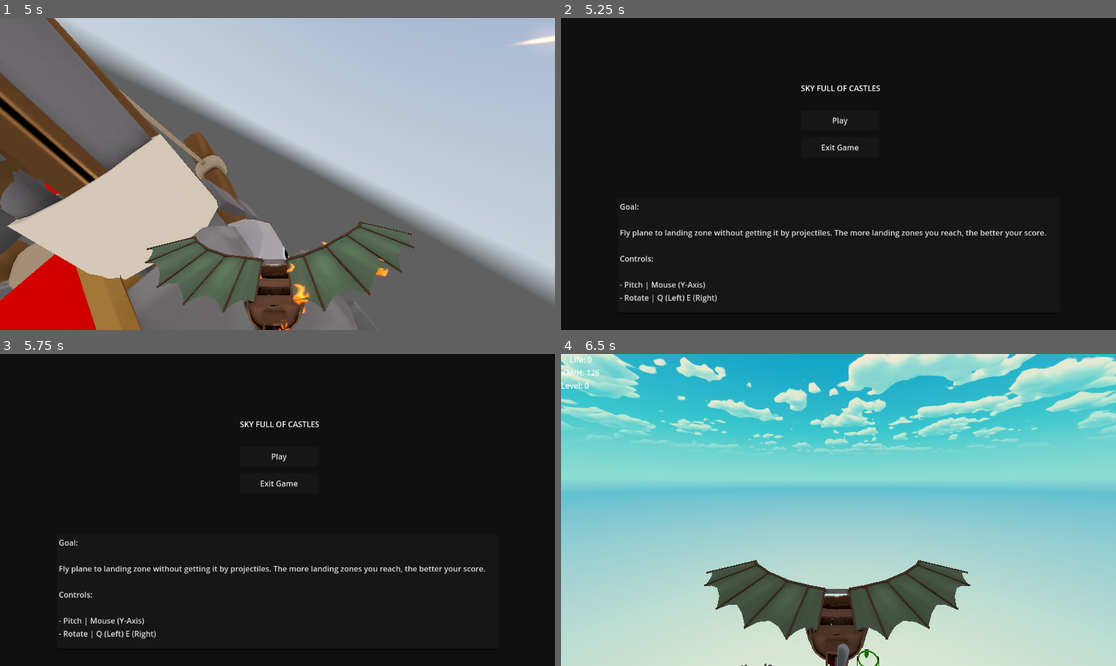
Above: before the commit, frames 1-4 (two rows, left to right).
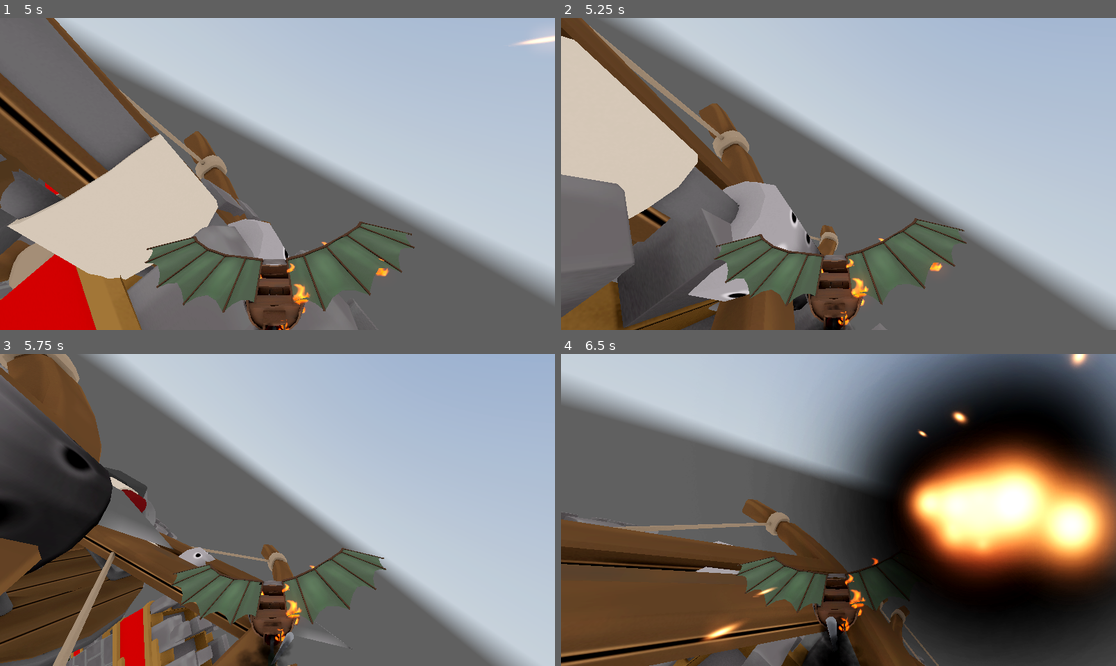
Above: after the commit, the same moments.

Repository: SimDubz/godot_gamejam_01
Game: Godot game, scene res://scenes/playground.tscn
Same seed, same stepped clock (60 frames per second), same inputs: the game is played once before the commit and once after it. This scene is started directly instead of the project's main scene. A sky picture missing from this copy of the repository is replaced by a grey-blue gradient.
Inputs (mouse positions are in pixels of both pictures, inside the frame that each line leads up to):
- Up to frame 1 (5 s): tap Enter (ui_accept) at 0.5, 0.77, 1.52, 3.02, 3.77, 4.52 s; move the mouse to (305, 174) at 0.52 s; hold E (rotate_right) 0.53-1.28 s; move the mouse to (249, 174) at 1.27 s; hold Q (rotate_left) 1.28-2.03 s; move the mouse to (288, 167) at 2.02 s; hold E (rotate_right) 2.03-3.53 s; move the mouse to (271, 180) at 2.77 s; move the mouse to (316, 177) at 3.52 s; hold Q (rotate_left) from 3.53 s (still down); move the mouse to (233, 170) at 4.27 s
- Up to frame 2 (5.25 s): keep holding Q (rotate_left); move the mouse to (844, 174) at 5.02 s
- Up to frame 3 (5.75 s): keep holding Q (rotate_left)
- Up to frame 4 (6.5 s): release Q (rotate_left) at 5.75 s; click (838, 456) at 5.75 s, where only the run before the commit has a clickable "Play"

Frame 1 is identical in both runs. In frame 2, 99% of the frame differs, in the area x 0-100%, y 0-100%; in frame 3, 95%; in frame 4, 98%.
Error after the commit: Invalid assignment of property or key 'emitting' with value of type 'bool' on a base object of type 'AudioStreamPlayer'. (res://scripts/Player.gd:85)

Commit message:
Readded sounds FX

Diff:
--- a/arts/vfx/vfx_AnitaMaxWin.tscn
+++ b/arts/vfx/vfx_AnitaMaxWin.tscn
@@ -1,7 +1,8 @@
-[gd_scene load_steps=17 format=3 uid="uid://bj6jb2nprktvu"]
+[gd_scene load_steps=18 format=3 uid="uid://bj6jb2nprktvu"]
 
 [ext_resource type="Texture2D" uid="uid://bolah1b0rj7qi" path="res://arts/textures/vfx/T_ToonStar.png" id="1_kf5t0"]
 [ext_resource type="Texture2D" uid="uid://x4isadagwhx2" path="res://arts/textures/vfx/T_ToonHeart.png" id="2_pmx5l"]
+[ext_resource type="AudioStream" uid="uid://cdkugj5pra20b" path="res://sounds/winmusic_sound.wav" id="3_whf7i"]
 
 [sub_resource type="Curve" id="Curve_xgkvw"]
 _data = [Vector2(0.496296, 0.990091), 0.0, 0.0, 0, 0, Vector2(1, 0), 0.0, 0.0, 0, 0]
@@ -125,3 +126,8 @@
 local_coords = true
 process_material = SubResource("ParticleProcessMaterial_sbwp7")
 draw_pass_1 = SubResource("QuadMesh_3ryj0")
+
+[node name="AudioStreamPlayer" type="AudioStreamPlayer" parent="."]
+stream = ExtResource("3_whf7i")
+volume_db = -15.0
+autoplay = true
--- a/arts/vfx/vfx_Explosion.tscn
+++ b/arts/vfx/vfx_Explosion.tscn
@@ -1,7 +1,9 @@
-[gd_scene load_steps=24 format=3 uid="uid://ryb8e1b0nlt4"]
+[gd_scene load_steps=26 format=3 uid="uid://ryb8e1b0nlt4"]
 
 [ext_resource type="Texture2D" uid="uid://nm72sbly486g" path="res://arts/textures/vfx/T_SoftCircle_01.PNG" id="1_jjxy4"]
 [ext_resource type="Material" uid="uid://brc3ehf4hbnyl" path="res://arts/materials/vfx/M_SoftCircle_01.tres" id="2_oxy1y"]
+[ext_resource type="AudioStream" uid="uid://b1v83qr4jnk3" path="res://sounds/explosion_sound.wav" id="3_efcxn"]
+[ext_resource type="AudioStream" uid="uid://oowom21mluf4" path="res://sounds/losemusic_sound.wav" id="4_cl6ru"]
 
 [sub_resource type="StandardMaterial3D" id="StandardMaterial3D_tamjg"]
 transparency = 1
@@ -152,3 +154,13 @@
 explosiveness = 1.0
 process_material = SubResource("ParticleProcessMaterial_7g5ui")
 draw_pass_1 = SubResource("QuadMesh_acswp")
+
+[node name="AudioStreamPlayer" type="AudioStreamPlayer" parent="."]
+stream = ExtResource("3_efcxn")
+volume_db = -15.0
+autoplay = true
+
+[node name="AudioStreamPlayer2" type="AudioStreamPlayer" parent="."]
+stream = ExtResource("4_cl6ru")
+volume_db = -15.0
+autoplay = true
--- a/arts/vfx/vfx_Hit_01.tscn
+++ b/arts/vfx/vfx_Hit_01.tscn
@@ -1,7 +1,8 @@
-[gd_scene load_steps=17 format=3 uid="uid://c1bbuxuc2mv6q"]
+[gd_scene load_steps=18 format=3 uid="uid://c1bbuxuc2mv6q"]
 
 [ext_resource type="Texture2D" uid="uid://bl7jyaarntbys" path="res://arts/textures/vfx/T_ToonFlash.png" id="1_tveti"]
 [ext_resource type="Texture2D" uid="uid://nm72sbly486g" path="res://arts/textures/vfx/T_SoftCircle_01.PNG" id="2_up5b5"]
+[ext_resource type="AudioStream" uid="uid://df1djjmk6ttp" path="res://sounds/hit_sound.wav" id="3_covof"]
 
 [sub_resource type="Curve" id="Curve_7n2x7"]
 _data = [Vector2(0, 1), 0.0, 0.0, 0, 0, Vector2(1, 0), 0.0, 0.0, 0, 0]
@@ -103,3 +104,8 @@
 explosiveness = 1.0
 process_material = SubResource("ParticleProcessMaterial_re2we")
 draw_pass_1 = SubResource("QuadMesh_yb6ol")
+
+[node name="AudioStreamPlayer" type="AudioStreamPlayer" parent="."]
+stream = ExtResource("3_covof")
+volume_db = -15.0
+autoplay = true
